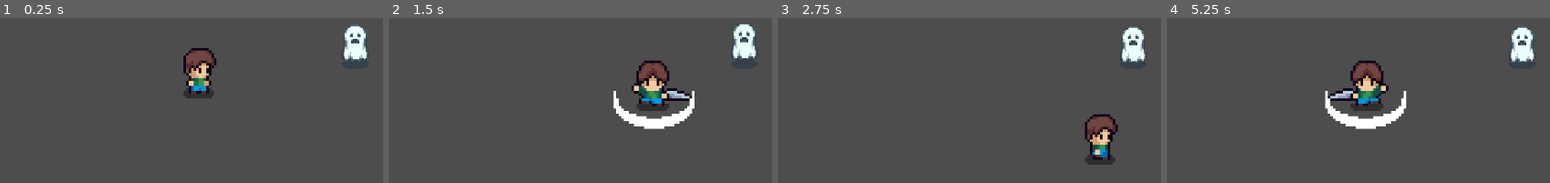
Above: before the commit, frames 1-4 (left to right).
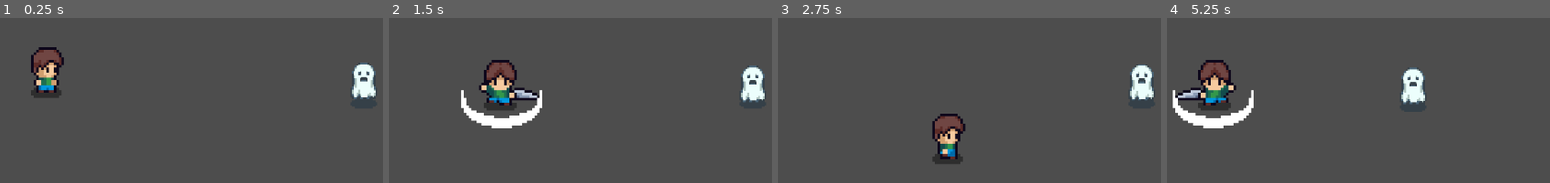
Above: after the commit, the same moments.

Repository: Kahils/supinski-kahil-final
Game: Godot game, scene res://Scenes/level_01.tscn
The game is run twice, just before and just after one commit, with the same random seed, the same clock (stepped at 60 frames per second) and the same inputs.
Inputs:
- Up to frame 1 (0.25 s): no input
- Up to frame 2 (1.5 s): tap Enter at 0.5 s; hold D (right) 0.53-1.28 s; tap Space (attack) at 0.6, 1.35 s; hold S (down) from 1.28 s (still down)
- Up to frame 3 (2.75 s): release S (down) at 2.03 s; hold D (right) from 2.03 s (still down); tap Space (attack) at 2.1 s
- Up to frame 4 (5.25 s): release D (right) at 2.78 s; hold W (up) 2.78-3.53 s; tap Space (attack) every 0.75 s from 2.85 to 5.1 s; hold A (left) 3.53-5.03 s; hold S (down) from 5.03 s (still down)

The runs differ from the first frame. In frame 1, 6.4% of the frame differs, in the area x 8-99%, y 3-50%; in frame 2, 11%, in the area x 18-99%, y 3-68%; in frame 3, 6.3%; in frame 4, 11%.

Commit message:
UpdateEnemy

Diff:
--- a/Scenes/ghost.tscn
+++ b/Scenes/ghost.tscn
@@ -1,6 +1,7 @@
 [gd_scene format=3 uid="uid://domq2l8k6xucd"]
 
 [ext_resource type="Texture2D" uid="uid://4j4yvfqoi2yq" path="res://Assets/Holloween_Pack/ghost1.png" id="1_3mxmt"]
+[ext_resource type="Script" uid="uid://78g3yflrgmet" path="res://Scripts/ghost.gd" id="1_e3r4w"]
 
 [sub_resource type="AtlasTexture" id="AtlasTexture_e3r4w"]
 atlas = ExtResource("1_3mxmt")
@@ -113,15 +114,29 @@
 radius = 7.9999995
 height = 26.399998
 
+[sub_resource type="CircleShape2D" id="CircleShape2D_3mxmt"]
+radius = 125.0
+
 [node name="Ghost" type="CharacterBody2D" unique_id=1929413101]
 scale = Vector2(2.5, 2.5)
+collision_layer = 2
+collision_mask = 0
+script = ExtResource("1_e3r4w")
 
 [node name="AnimatedSprite2D" type="AnimatedSprite2D" parent="." unique_id=575866293]
 sprite_frames = SubResource("SpriteFrames_pe55a")
-animation = &"move_down"
+animation = &"move_right"
 autoplay = "move_down"
-frame_progress = 0.94990253
+frame_progress = 0.13551196
 
 [node name="CollisionShape2D" type="CollisionShape2D" parent="." unique_id=509954865]
 position = Vector2(-0.39999998, 0.79999995)
 shape = SubResource("CapsuleShape2D_3mxmt")
+
+[node name="Sight" type="Area2D" parent="." unique_id=1698046344]
+
+[node name="CollisionShape2D" type="CollisionShape2D" parent="Sight" unique_id=907575212]
+shape = SubResource("CircleShape2D_3mxmt")
+
+[connection signal="body_entered" from="Sight" to="." method="_on_sight_body_entered"]
+[connection signal="body_exited" from="Sight" to="." method="_on_sight_body_exited"]
--- a/Scenes/level_01.tscn
+++ b/Scenes/level_01.tscn
@@ -6,7 +6,7 @@
 [node name="Level_01" type="Node2D" unique_id=1602714501]
 
 [node name="Player" parent="." unique_id=2133583004 instance=ExtResource("1_f6slu")]
-position = Vector2(555, 318)
+position = Vector2(314, 317)
 
 [node name="Ghost" parent="." unique_id=1929413101 instance=ExtResource("2_fr3la")]
-position = Vector2(804, 262)
+position = Vector2(817.00006, 325)
--- a/Scenes/player.tscn
+++ b/Scenes/player.tscn
@@ -421,8 +421,11 @@
 "speed": 10.0
 }]
 
+[sub_resource type="RectangleShape2D" id="RectangleShape2D_vgqql"]
+size = Vector2(10.25, 6)
+
 [sub_resource type="RectangleShape2D" id="RectangleShape2D_6t5aa"]
-size = Vector2(18, 20)
+size = Vector2(18, 15)
 
 [node name="Player" type="CharacterBody2D" unique_id=2133583004]
 scale = Vector2(4, 4)
@@ -430,7 +433,12 @@
 
 [node name="AnimatedSprite2D" type="AnimatedSprite2D" parent="." unique_id=1828057821]
 sprite_frames = SubResource("SpriteFrames_vq3lt")
-animation = &"attack_down"
+animation = &"attack_right"
+frame = 1
+
+[node name="CollisionShape2D" type="CollisionShape2D" parent="." unique_id=1732736636]
+position = Vector2(0.125, 4)
+shape = SubResource("RectangleShape2D_vgqql")
 
 [node name="SwingSword" type="AudioStreamPlayer2D" parent="." unique_id=1504761337]
 stream = ExtResource("3_6t5aa")
@@ -441,7 +449,7 @@
 metadata/_edit_group_ = true
 
 [node name="CollisionShape2D" type="CollisionShape2D" parent="Hitbox" unique_id=194558397]
-position = Vector2(1.625, -1)
+position = Vector2(1.625, 0.5)
 shape = SubResource("RectangleShape2D_6t5aa")
 
 [connection signal="animation_finished" from="AnimatedSprite2D" to="." method="_on_animated_sprite_2d_animation_finished"]
--- /dev/null
+++ b/Scripts/ghost.gd
@@ -0,0 +1,32 @@
+extends CharacterBody2D
+
+@onready var animated_sprite_2d = $AnimatedSprite2D
+
+
+const SPEED = 75.0
+
+var target = null
+
+
+func _physics_process(delta: float) -> void:
+	if target:
+		_attack(delta)
+
+
+
+func _attack(delta: float) -> void:
+	var direction = (target.position - position).normalized()
+	position += direction * SPEED * delta
+	animated_sprite_2d.play("move_down")
+
+
+func _on_sight_body_entered(body: Node2D) -> void:
+	if body.name == "Player":
+		target = body
+
+
+
+func _on_sight_body_exited(body):
+	if body.name == "Player":
+		target = null
+		animated_sprite_2d.play("move_down")
--- a/Scripts/player.gd
+++ b/Scripts/player.gd
@@ -104,5 +104,5 @@
 
 
 func _on_hitbox_body_entered(body):
-	if is_attacking and body.name.begins_with("slime"):
+	if is_attacking and body.name.begins_with("ghost"):
 		print("HIT")
Not shown, added: Scripts/ghost.gd.uid
